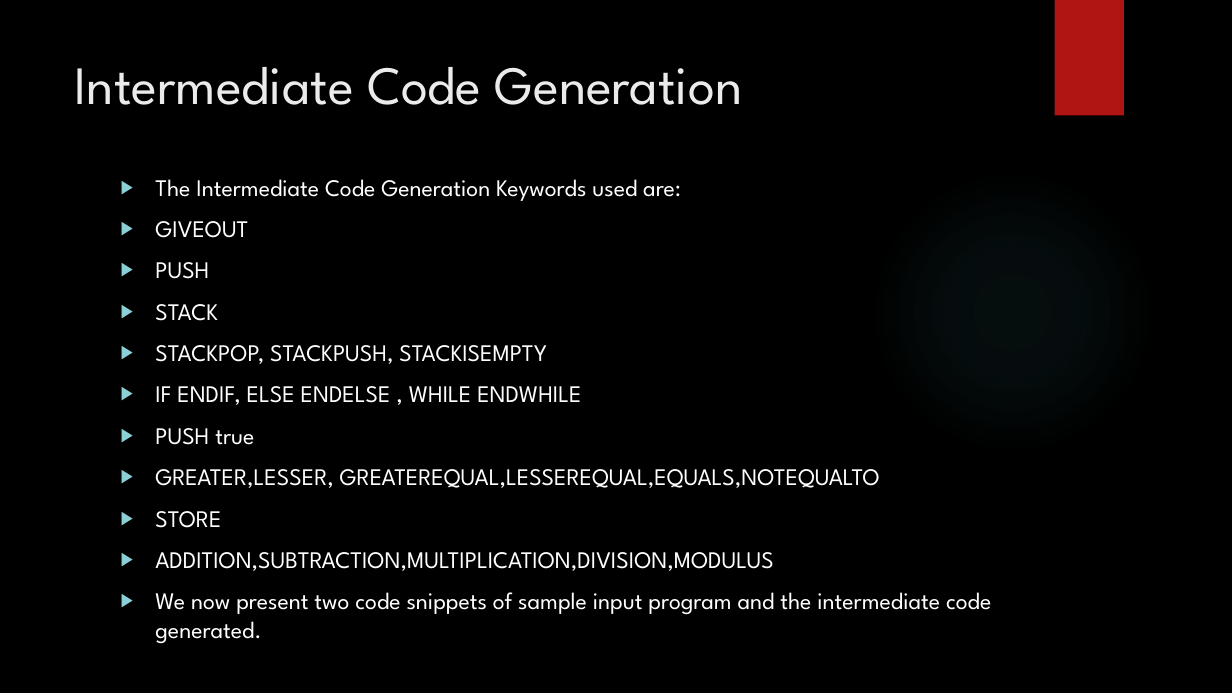
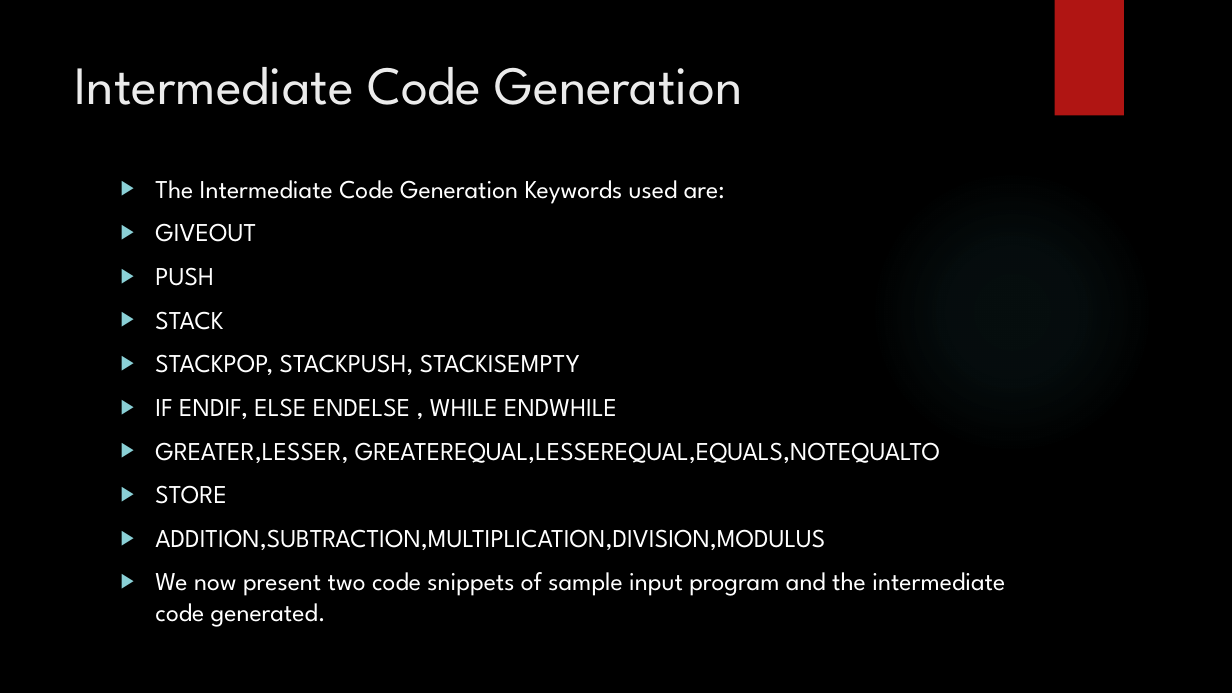
Before and after one commit to AvinashMV/SER502-Spring2018-Team30, a slide deck: slide 19 of doc/Sliceppt.pptx. Drawn at 1232x693 pixels with LibreOffice and Linux fonts; fonts in the diff are those of the drawing; background and template pictures are left out. Boxes give left, top, right and bottom in pixels: in the first picture for what was removed or moved away, otherwise in the second. Text is boxed around its words. In the diff, an @@ line names an element or a change of style, - is before the commit and + after.

```diff
--- a/doc/Sliceppt.pptx
+++ b/doc/Sliceppt.pptx
@@ text "The Intermediate Code Generation Keywords ..." at box(155, 180, 1005, 627): size 18.5 to 20 pt @@
@@ text at box(155, 428, 254, 445): paragraph removed @@
-▶ PUSH true
```
Also in this commit, not shown: 2 other slides changed.
